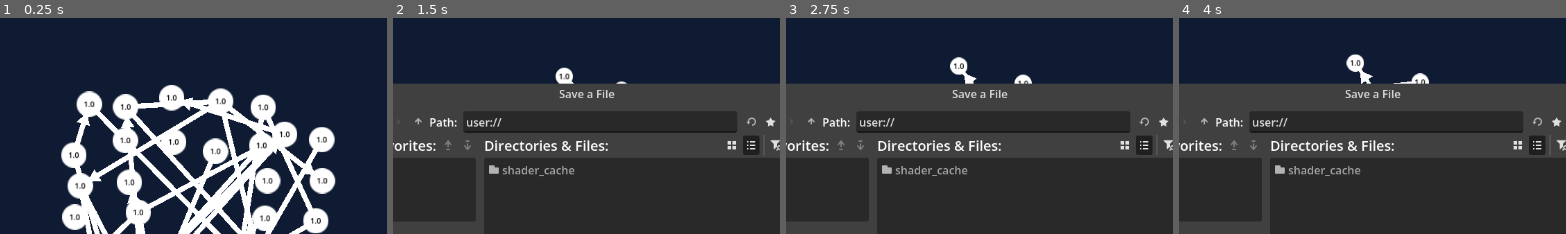
Above: before the commit, frames 1-4 (left to right).
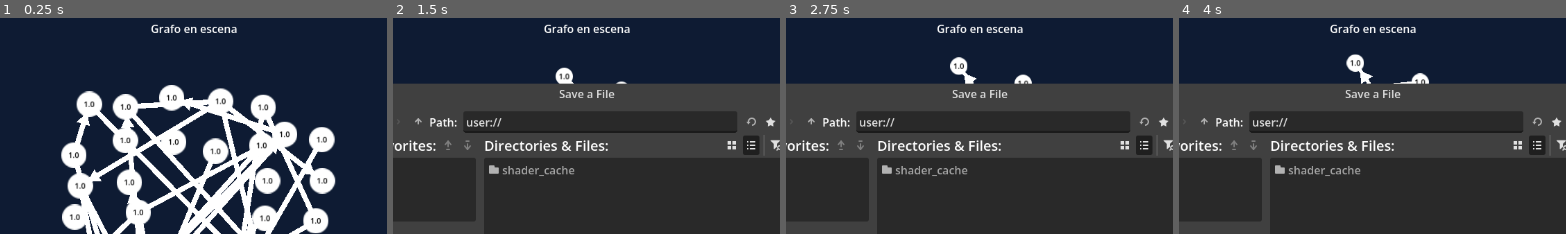
Above: after the commit, the same moments.

Repository: Andresit1524/graphim
Game: Godot game, scene res://assets/world/world.tscn
The game is run twice, just before and just after one commit, with the same random seed, the same clock (stepped at 60 frames per second) and the same inputs.
Inputs (mouse positions are % of the whole screen's width and height, from its top left):
- Up to frame 1 (0.25 s): no input
- Up to frame 2 (1.5 s): click "Guardar" at 0.5 s; click "Guardar como" at 1.25 s
- Up to frame 3 (2.75 s): click (49, 66) at 2.02 s; type "12" at 2.1 s
- Up to frame 4 (4 s): click (27, 24) at 2.75 s; click (27, 24) at 3.5 s
The pictures show only the part of the screen within x 23-73%, y 0-50%; the shares and areas given below are measured in that part.

The runs differ from the first frame. In frame 1, 0.4% of the frame differs, in the area x 39-62%, y 2-7%; in frame 2, 0.4%; in frame 3, 0.4%; in frame 4, 0.4%.

Commit message:
Nombre de archivo en pantalla

Diff:
--- a/assets/world/ui.gd
+++ b/assets/world/ui.gd
@@ -7,6 +7,8 @@
 @onready var nodes_list_text: RichTextLabel = %Text
 ## Etiqueta de FPS
 @onready var fps_label = %FPS
+## Etiqueta de archivo actual
+@onready var current_file: Label = $CurrentFile
 
 ## Lista de nodos del grafo
 @onready var nodes: Node2D = %Nodes
@@ -77,6 +79,11 @@
 #endregion
 
 
+## Actualiza el nombre de archivo
+func set_file_name(file_name := "") -> void:
+	current_file.text = file_name if file_name else "Grafo en escena"
+
+
 func _unhandled_input(event: InputEvent) -> void:
 	# Resetea el botón de borrar si se clica por fuera
 	if event is InputEventMouseButton and event.is_pressed():
--- a/assets/world/world.gd
+++ b/assets/world/world.gd
@@ -1,4 +1,8 @@
 class_name World extends Node2D
+
+
+## Se emite cuando se cambia el archivo actual
+signal current_file(new_name: String)
 
 
 @export_group("Dependencies")
@@ -29,14 +33,14 @@
 	ui.buttons.save_graph_as.connect(_save_graph_data_as)
 	ui.buttons.load_graph.connect(_load_graph_data)
 
+	current_file.connect(ui.set_file_name)
+
 
 #region Manejo del GraphData
 
 
 ## Actualiza el recurso de grafo actual usando los datos del nodo
 func _save_graph_data() -> void:
-	print("[World] Datos actualizados")
-
 	# Guarda en los datos de grafo
 	current_graph_data.nodes.assign(nodes.get_children().map(func(c: GraphimNode):
 		return c.get_data_copy()
@@ -45,26 +49,31 @@
 		return c.get_data_copy()
 	))
 
-	print("[World] Guardado en escena")
+	# Guarda en escena
+	var save_path := current_graph_data.resource_path
+	if not save_path.begins_with("user://"):
+		print("[World] Guardado en escena")
+		current_file.emit("Grafo en escena")
+		return
 
-	# Guarda en archivo si es el caso
-	var save_path := current_graph_data.resource_path
-	if not save_path.begins_with("user://"): return
-
-	print("[World] Guardado en archivo %s" % save_path.trim_prefix("user://graphs/"))
-	ResourceSaver.save(current_graph_data)
+	# Guarda en archivo
+	var error := ResourceSaver.save(current_graph_data)
+	print(
+		"[World] Guardado en archivo %s con código de error %s"
+		% [_get_graph_data_path(), error]
+	)
+	current_file.emit(_get_graph_data_path())
 
 
 ## Guarda los datos de grafo actual en un nuevo archivo
 func _save_graph_data_as() -> void:
-	print("[World] Guardando datos")
 	save_load_dialog.file_mode = FileDialog.FILE_MODE_SAVE_FILE
 	save_load_dialog.popup_centered()
 
 	await save_load_dialog.file_selected
 	current_graph_data.resource_path = save_load_dialog.current_path
+	print("[World] Guardando datos en %s" % _get_graph_data_path())
 	_save_graph_data()
-	print("[World] Guardado")
 
 
 ## Elimina el grafo actual
@@ -91,7 +100,8 @@
 	await save_load_dialog.file_selected
 	current_graph_data = ResourceLoader.load(save_load_dialog.current_path)
 
-	print("[World] Cargando datos desde %s" % save_load_dialog.current_path.trim_prefix("user://graphs/"))
+	print("[World] Cargando datos desde %s" % _get_graph_data_path())
+	current_file.emit(_get_graph_data_path())
 
 	# Borra el grafo actual primero
 	_delete_graph()
@@ -122,4 +132,9 @@
 	print("[World] Cargado")
 
 
+## Auxiliar: limpia la ruta del archivo de guardado
+func _get_graph_data_path() -> String:
+	return current_graph_data.resource_path.trim_prefix("user://graphs/")
+
+
 #endregion
--- a/assets/world/world.tscn
+++ b/assets/world/world.tscn
@@ -129,6 +129,20 @@
 text = "FPS: XX"
 label_settings = SubResource("LabelSettings_lh2ud")
 
+[node name="CurrentFile" type="Label" parent="CanvasLayer/UI" unique_id=2140831175]
+layout_mode = 1
+anchors_preset = 5
+anchor_left = 0.5
+anchor_right = 0.5
+offset_left = -214.0
+offset_top = 21.0
+offset_right = 214.0
+offset_bottom = 44.0
+grow_horizontal = 2
+text = "Grafo en escena"
+horizontal_alignment = 1
+vertical_alignment = 1
+
 [node name="Physics" type="Node" parent="." unique_id=1290079163]
 script = ExtResource("7_hqvew")
 
